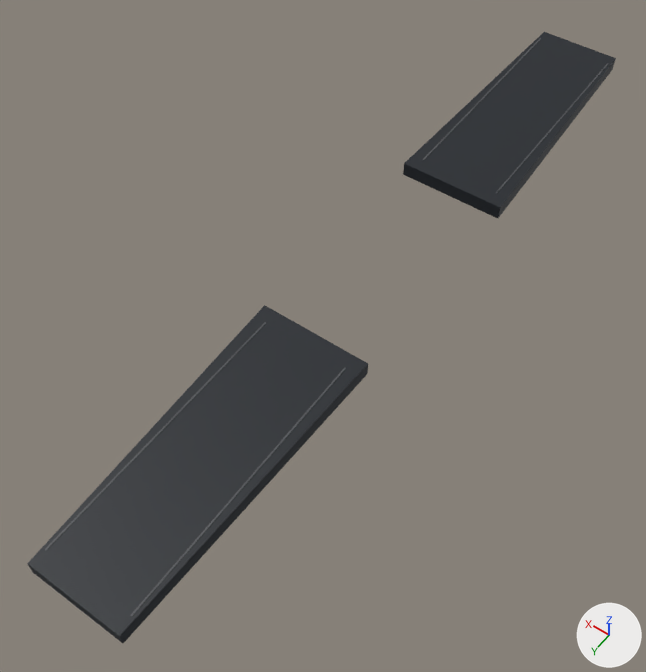
Before and after pictures for a commit that changed the glTF model public/assets/3d/archetypes/strap-rubber.glb.
The view is the same before and after, from a 50 mm camera at (-56.6, 99.9, 123.0) aimed at (3.5, 15.8, -9.3). Lighting does not change. The marker at lower right points along +X, +Y and +Z. The first picture is the older version. Where no turn or scale is listed for an object, it has been applied to the vertices. Vertices at exactly the same position are counted once.

The scene before the commit, as lines of its bpy script (objects in view):
```python
me_dd_arch_strap_12_mesh = bpy.data.meshes.new('DD_ARCH_STRAP_12_MESH')
me_dd_arch_strap_12_mesh.from_pydata(...)  # 8 vertices, 12 faces; spans x -11.0..11.0, y 23.0..81.0, z -1.5..1.5
me_dd_arch_strap_12_mesh.materials.append(mat_rubber_strap)  # black #191f27
me_dd_arch_strap_6_mesh = bpy.data.meshes.new('DD_ARCH_STRAP_6_MESH')
me_dd_arch_strap_6_mesh.from_pydata(...)  # 8 vertices, 12 faces; spans x -11.0..11.0, y -81.0..-23.0, z -1.5..1.5
me_dd_arch_strap_6_mesh.materials.append(mat_rubber_strap)  # black #191f27
ob_dd_arch_strap_12 = bpy.data.objects.new('DD_ARCH_STRAP_12', me_dd_arch_strap_12_mesh)
ob_dd_arch_strap_12.location = (0.0, 0.0, 0.0)
ob_dd_arch_strap_6 = bpy.data.objects.new('DD_ARCH_STRAP_6', me_dd_arch_strap_6_mesh)
ob_dd_arch_strap_6.location = (0.0, 0.0, 0.0)
```
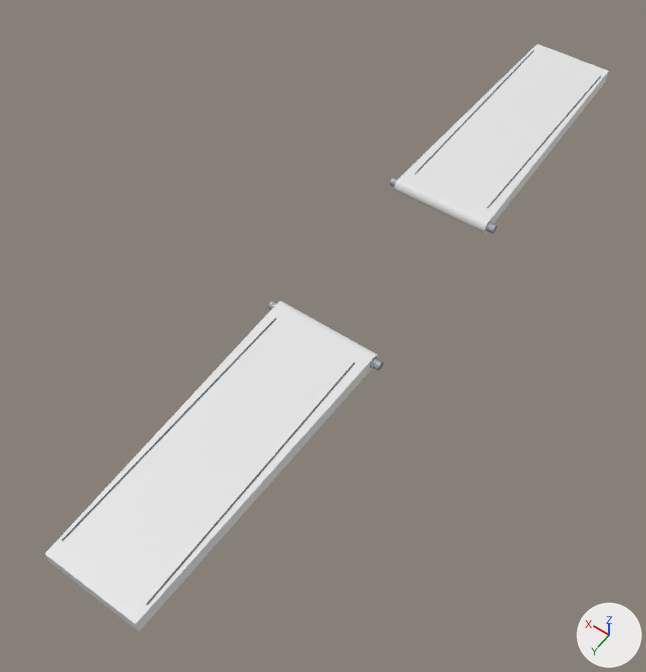
The change, as a diff of the scene's bpy script:
```diff
--- a/public/assets/3d/archetypes/strap-rubber.glb.py
+++ b/public/assets/3d/archetypes/strap-rubber.glb.py
@@ mat_spring_bar_steel @@
+mat_spring_bar_steel = principled_material('spring bar steel')
+mat_spring_bar_steel.base_color = (0.7, 0.76, 0.84)  # white #dae2ec
+mat_spring_bar_steel.metallic = 0.96
+mat_spring_bar_steel.roughness = 0.16
@@ me_dd_arch_strap_6_mesh @@
 # used by ob_dd_arch_strap_6; location = (0.0, 0.0, 0.0)
-me_dd_arch_strap_6_mesh.from_pydata(...)  # 8 vertices, 12 faces; spans x -11.0..11.0, y -81.0..-23.0, z -1.5..1.5
-me_dd_arch_strap_6_mesh.materials.append(mat_rubber_strap)  # black #191f27
+me_dd_arch_strap_6_mesh.from_pydata(...)  # 188 vertices, 376 faces; spans x -10.4..10.4, y -78.2..-18.7, z -3.2..-0.2
+# me_dd_arch_strap_6_mesh part 1: the whole mesh is rebuilt
@@ me_dd_arch_strap_12_mesh @@
 # used by ob_dd_arch_strap_12; location = (0.0, 0.0, 0.0)
-me_dd_arch_strap_12_mesh.from_pydata(...)  # 8 vertices, 12 faces; spans x -11.0..11.0, y 23.0..81.0, z -1.5..1.5
-me_dd_arch_strap_12_mesh.materials.append(mat_rubber_strap)  # black #191f27
+me_dd_arch_strap_12_mesh.from_pydata(...)  # 188 vertices, 375 faces; spans x -10.4..10.4, y 18.7..78.2, z -3.2..-0.2
+# me_dd_arch_strap_12_mesh part 2: the whole mesh is rebuilt
@@ me_cylinder_003 @@
+me_cylinder_003.from_pydata(...)  # 128 vertices, 252 faces; spans x -11.9..11.9, y -0.8..0.8, z -0.9..0.9
+me_cylinder_003.materials.append(mat_spring_bar_steel)  # white #dae2ec
@@ me_cylinder_002 @@
+me_cylinder_002.from_pydata(...)  # 128 vertices, 252 faces; spans x -10.9..10.9, y -1.0..1.0, z -1.0..1.0
+me_cylinder_002.materials.append(mat_spring_bar_steel)  # white #dae2ec
@@ ob_dd_spring_bar_12_tips @@
+ob_dd_spring_bar_12_tips = bpy.data.objects.new('DD_SPRING_BAR_12_TIPS', me_cylinder_003)
+ob_dd_spring_bar_12_tips.location = (0.0, 20.2, -1.7)
@@ ob_dd_spring_bar_12_body @@
+ob_dd_spring_bar_12_body = bpy.data.objects.new('DD_SPRING_BAR_12_BODY', me_cylinder_002)
+ob_dd_spring_bar_12_body.location = (0.0, 20.2, -1.7)
@@ ob_dd_spring_bar_6_tips @@
+ob_dd_spring_bar_6_tips = bpy.data.objects.new('DD_SPRING_BAR_6_TIPS', me_cylinder_003.copy())
+ob_dd_spring_bar_6_tips.location = (0.0, -20.2, -1.7)
```

Pixel boxes (x1, y1, x2, y2) of what changed, in the pictures (646 x 672 px):
'DD_ARCH_STRAP_12', reshaped, recoloured: before (27, 305, 368, 643); after (45, 301, 378, 632)
'DD_ARCH_STRAP_6', reshaped, recoloured: before (403, 32, 616, 218); after (394, 44, 609, 233)
'DD_SPRING_BAR_12_TIPS', added: after (268, 301, 384, 371)
'DD_SPRING_BAR_6_TIPS', added: after (390, 177, 497, 234)
'DD_SPRING_BAR_12_BODY', added: after (273, 302, 378, 369)
